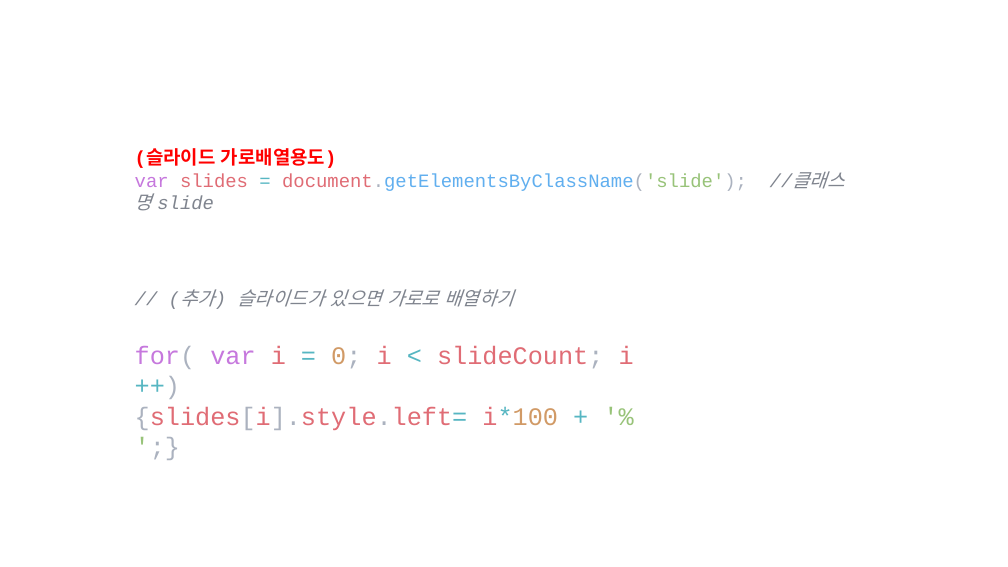
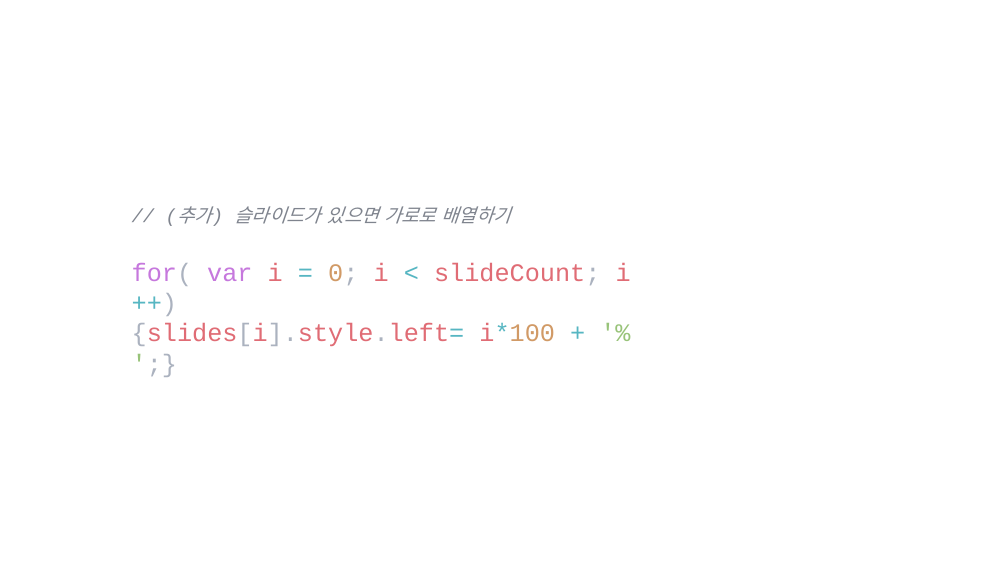
Before and after one commit to lsh58/Javascript, a slide deck: slide 9 of study/ex03_제작/추가내용.pptx (slide 7 before the commit). Drawn at 1008x567 pixels with LibreOffice and Linux fonts; fonts in the diff are those of the drawing. Boxes give left, top, right and bottom in pixels: in the first picture for what was removed or moved away, otherwise in the second. Text is boxed around its words. In the diff, an @@ line names an element or a change of style, - is before the commit and + after.

```diff
--- a/study/ex03_제작/추가내용.pptx
+++ b/study/ex03_제작/추가내용.pptx
@@ text removed at (135,148,844,191) @@
-(슬라이드 가로배열용도)
-var slides = document.getElementsByClassName('slide'); //클래스명 slide
@@ text "// (추가) 슬라이드가 있으면 가로로 ...": place and size @@
-text "// (추가) 슬라이드가 있으면 가로로 ..." at (135,289,634,430)
+text "// (추가) 슬라이드가 있으면 가로로 ..." at (132,206,631,346)
```
Also in this commit, not shown: 1 other slide changed, 6 slides added, 2 slides removed.
